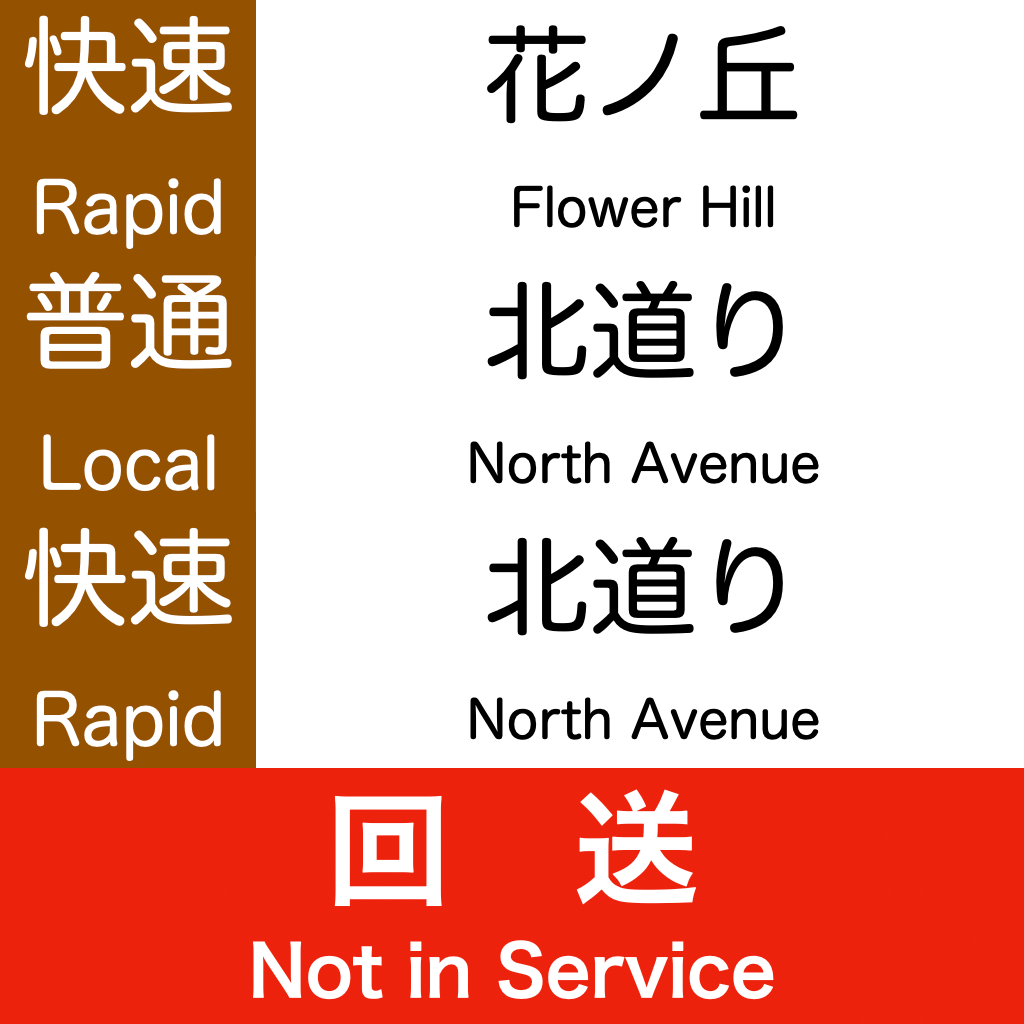
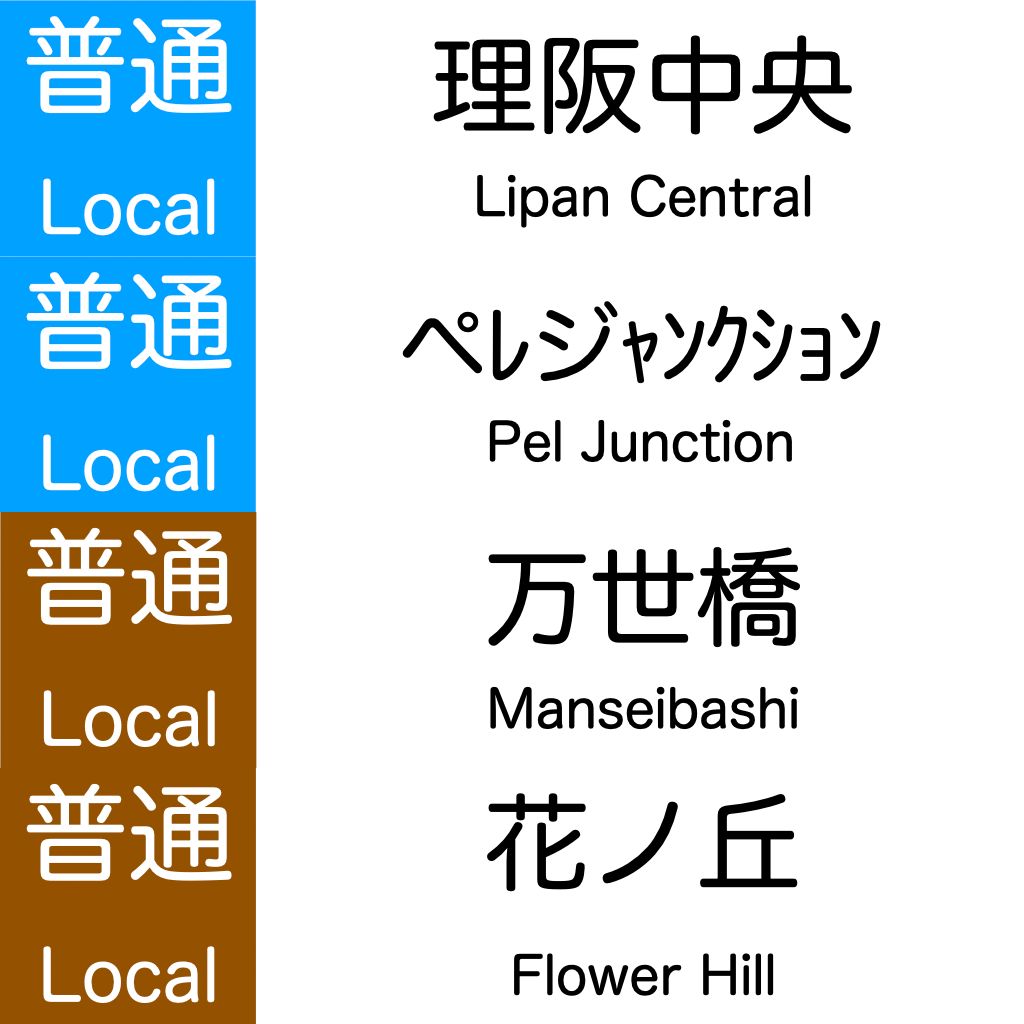
Before/after of a (1024, 1024) layered artwork. What changed in the layer stack:
hid "tk rollsign.012" over [0, 768, 1024, 1024]
hid "tk rollsign.011" over [0, 512, 819, 768]
hid "tk rollsign.010" over [0, 256, 881, 512]
hid "tk rollsign.009" over [0, 0, 852, 256]
showed "tk rollsign.008" over [0, 768, 1024, 1024]
showed "tk rollsign.007" over [0, 512, 819, 768]
showed "tk rollsign.006" over [0, 256, 881, 512]
showed "tk rollsign.005" over [0, 0, 852, 256]
